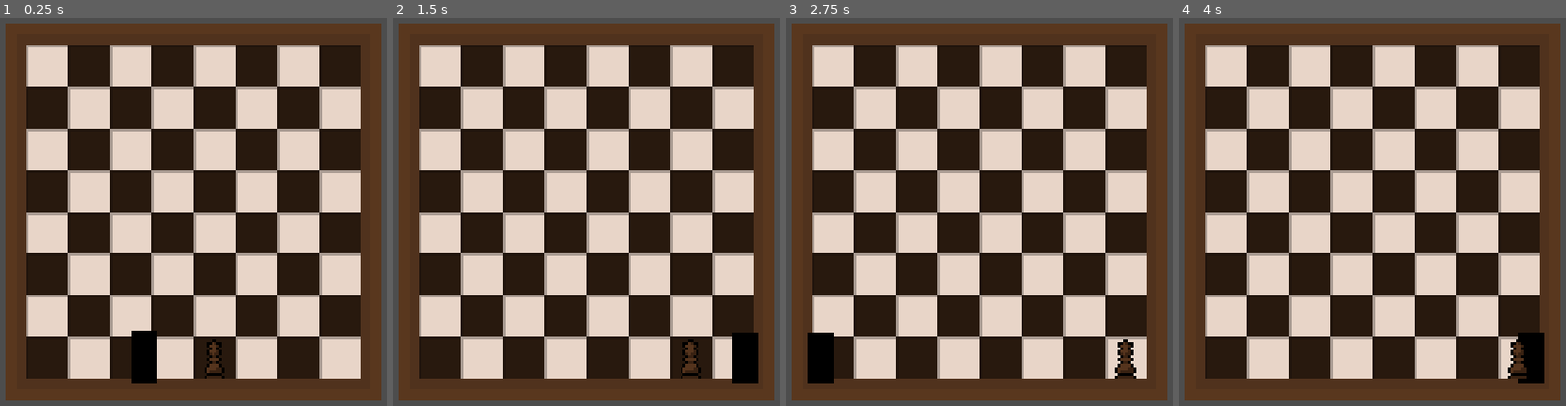
Above: before the commit, frames 1-4 (left to right).
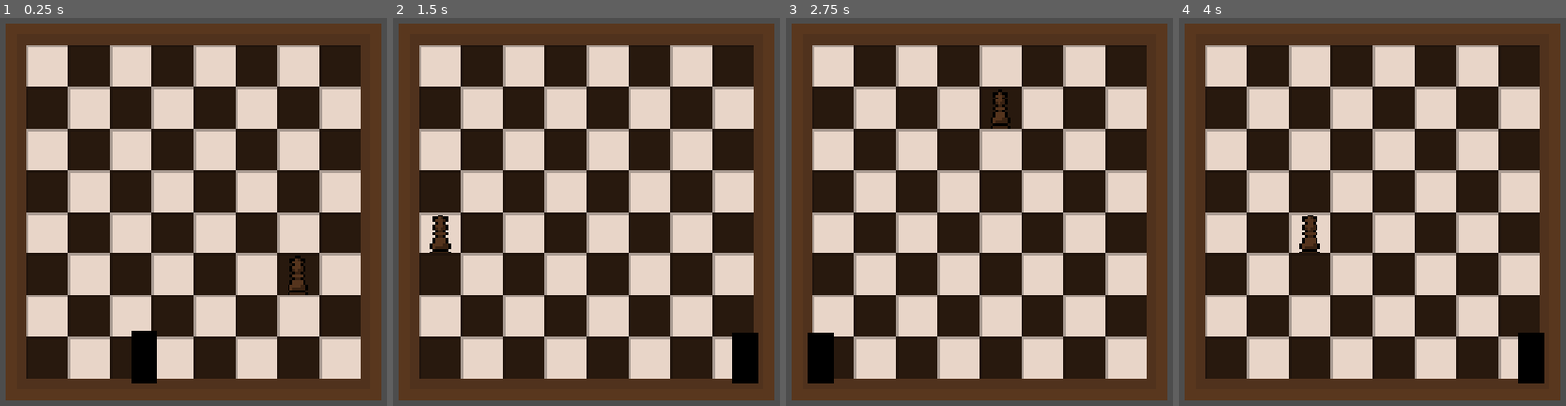
Above: after the commit, the same moments.

Repository: rs-code-hk/chess_gone_rogue
Game: Godot game, scene res://Scenes/game.tscn
The game is run twice, just before and just after one commit, with the same random seed, the same clock (stepped at 60 frames per second) and the same inputs.
Inputs:
- Up to frame 1 (0.25 s): no input
- Up to frame 2 (1.5 s): tap Enter (ui_accept) at 0.5, 0.77 s; hold Right (ui_right) from 0.53 s (still down)
- Up to frame 3 (2.75 s): tap Enter (ui_accept) at 1.52 s; release Right (ui_right) at 2.03 s; hold Left (ui_left) from 2.03 s (still down)
- Up to frame 4 (4 s): release Left (ui_left) at 2.78 s; hold Right (ui_right) from 2.78 s (still down); tap Enter (ui_accept) at 3.02, 3.77 s

The runs differ from the first frame. In frame 1, 0.5% of the frame differs, in the area x 52-80%, y 61-93%; in frame 2, 0.7%; in frame 3, 0.7%; in frame 4, 0.7%, in the area x 31-90%, y 50-93%.

Commit message:
made the king move and made sure it cant escape the boundarys of the chess bored

Diff:
--- a/chess-gone-rogue/Scenes/king_enemy.gd
+++ b/chess-gone-rogue/Scenes/king_enemy.gd
@@ -8,19 +8,19 @@
 		var range_int_x = randi_range(-1, 1)
 		var range_int_y = randi_range(-1, 1)
 		#moving it by 16 pixals in any direction moves it on spuare that way
-		await get_tree().create_timer(0.5).timeout
+		await get_tree().create_timer(0.001).timeout
 		var x_movment = range_int_x * 16
 		var y_movment = range_int_y * 16
-		print("test")
-
-		if position.x == 56 and not position.y == 55:
+		var final_postion_x = x_movment + position.x
+		var final_postion_y = y_movment + position.y
+		if final_postion_x > -72 and final_postion_x < 72:
+			move_local_x(x_movment)
+		if final_postion_y > -73 and final_postion_y < 71:
 			move_local_y(y_movment)
-
-		move_local_x(x_movment)
 
 
 
-		print("test2")
+
 
 
 
